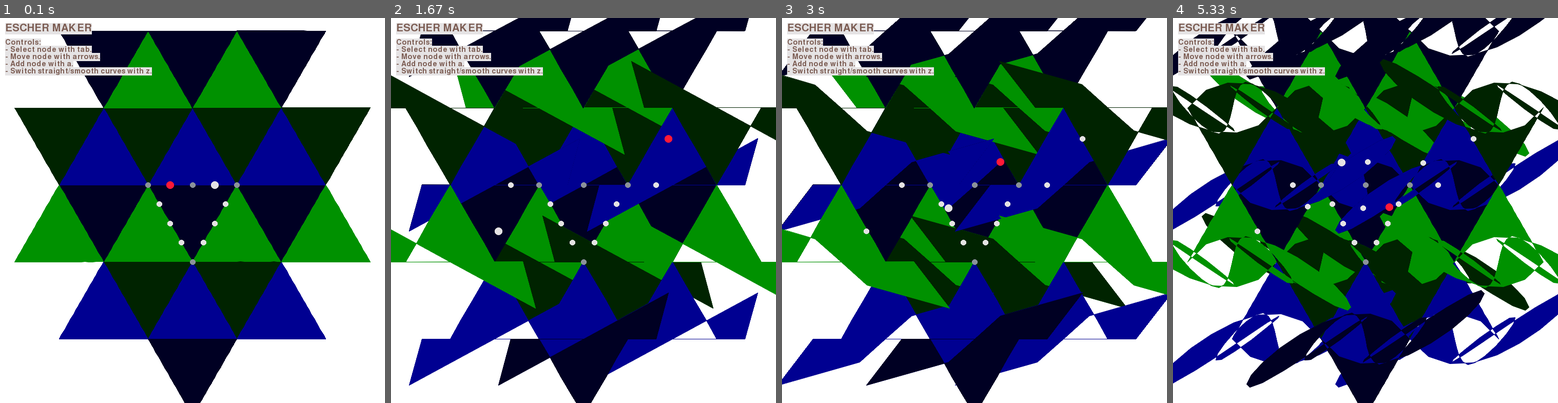
Above: before the commit, frames 1-4 (left to right).
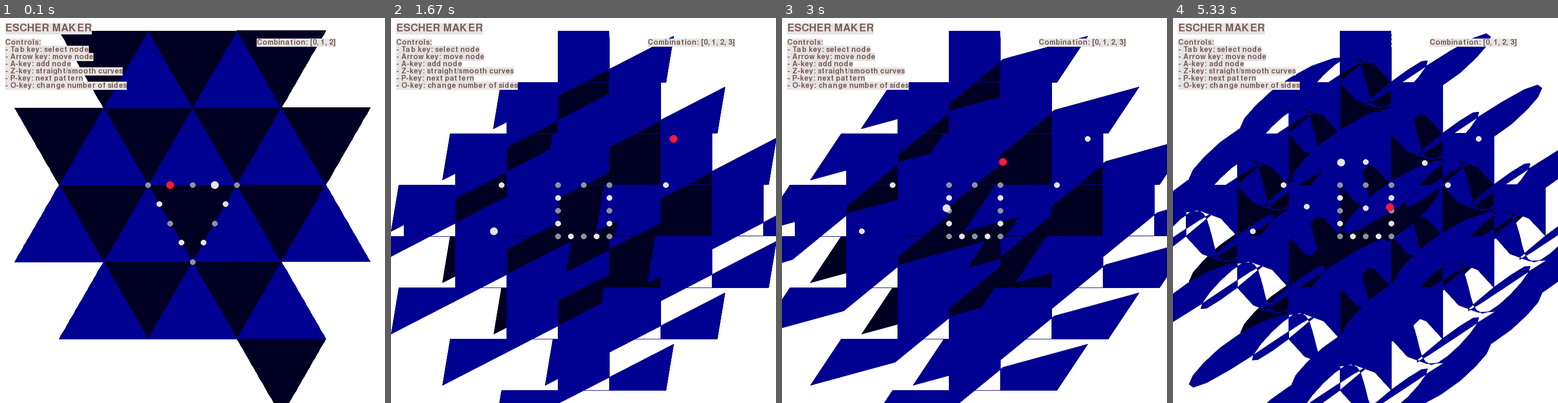
Above: after the commit, the same moments.

Repository: TripleDotDaniel/Escher-maker
Game: pygame game, started from escher-pygame-multishape.py
The game is run twice, just before and just after one commit, with the same random seed, the same clock (stepped at 60 frames per second) and the same inputs.
Inputs (mouse positions are in pixels of both pictures, inside the frame that each line leads up to):
- Up to frame 1 (0.1 s): no input
- Up to frame 2 (1.67 s): hold O 0.33-0.8 s; hold Right 0.33-0.8 s; hold Right 0.83-1.3 s; tap Z at 0.9, 1.2, 1.4 s; tap A at 0.98 s; hold Up 1.33-1.63 s
- Up to frame 3 (3 s): press the mouse at (1120, 356) at 1.7 s; move the mouse to (1097, 314) at 1.8 s; release the mouse at (1074, 272) at 1.93 s; hold Right 2-2.47 s; move the mouse to (859, 148) at 2.03 s; tap Z at 2.07, 2.37, 2.57, 2.87 s; tap A at 2.15 s; hold Left from 2.5 s (still down)
- Up to frame 4 (5.33 s): release Left at 3.03 s; hold Down 3.07-3.37 s; tap Z at 3.13, 3.47, 3.77, 3.9, 4.3, 4.6, 4.97 s; hold Left 3.4-3.8 s; tap A at 3.55, 5.05 s; hold Up 3.83-4.2 s; hold Right 4.23-4.87 s; hold Down 4.9-5.27 s; hold Left from 5.3 s (still down)

The runs differ from the first frame. In frame 1, 34% of the frame differs, in the area x 1-97%, y 3-100%; in frame 2, 62%; in frame 3, 64%; in frame 4, 66%, in the area x 0-100%, y 0-100%.

Commit message:
Added option to selected different pattern and nr_of_sides

Diff:
--- a/escher-pygame-multishape.py
+++ b/escher-pygame-multishape.py
@@ -1,12 +1,14 @@
 # pip3 install attrs
 import copy
+import itertools
+
 import attr
 import pprint
 import pygame
 import numpy as np
-from pygame.locals import (K_UP, K_DOWN, K_LEFT, K_RIGHT, K_a, K_z, K_ESCAPE, K_TAB, KEYDOWN,
+from pygame.locals import (K_UP, K_DOWN, K_LEFT, K_RIGHT, K_a, K_z, K_o, K_p, K_ESCAPE, K_TAB, KEYDOWN,
                            MOUSEBUTTONDOWN, MOUSEBUTTONUP, QUIT)
-from escher_generate_pattern import find_all_combinations, make_pattern
+from escher_generate_pattern import find_all_patterns
 from scipy.interpolate import interp1d
 from pygame import gfxdraw
 
@@ -101,7 +103,6 @@
             nodes0 = self.segments[2 * index_side].nodes
             nodes1 = self.segments[2 * index_side + 1].nodes
             nodes_side = nodes0 + nodes1[1:]
-            print()
             smooth_coordinates.append(smooth_curve(np.array([node.pos for node in nodes_side])))
         return np.concatenate(smooth_coordinates)
 
@@ -257,8 +258,8 @@
     return np.array(xi)
 
 
-def pygame_draw_pattern(screen, pattern, shape, tile_color=np.array([0, 0, 256.0]),
-                        tile_flipped_color=np.array([0, 256.0, 0])):
+def pygame_draw_pattern(screen, pattern, shape, tile_color=np.array([0, 0, 255.0]),
+                        tile_flipped_color=np.array([0, 255.0, 0])):
     shape_points = shape.get_coordinates()
     for tile in pattern['tiles']:
         if tile["mirror"] > 0:
@@ -278,6 +279,7 @@
         # Is the gfxdraw alternative of pygame.draw.polygon(screen, color, shape_points_moved)
         pygame.gfxdraw.aapolygon(screen, shape_points_moved, color.tolist())
         pygame.gfxdraw.filled_polygon(screen, shape_points_moved, color.tolist())
+        # pygame.draw.polygon(screen, (0, 0, 0), shape_points_moved, width=4)
 
 
 def draw_circle(screen, color, pos, size, filled=True):
@@ -288,20 +290,24 @@
 
 
 def main():
-    # Settings
-    # combination = [1, 0, 2]
-    combination = [0, -3, -2]
-    # combination = [2, 1, 0, 3]
-    # combination = [0, 1, -4, -3]
-    # combination = [5, 2, 1, 4, 3, 0]
-    # combination = [-4, 1, -5, -1, -3, 5]
+    # settings
     size_shape = 100
     nr_of_tiles = 25
     smoothed_curves = True
 
-    # Create pattern and shape
-    pattern = make_pattern(combination, size=size_shape, nr_of_tiles=nr_of_tiles)
-    shape = create_polygon(combination=combination, size=size_shape, smoothed_curves=smoothed_curves)
+    nr_sides_options = itertools.cycle([3, 4, 6])
+    nr_sides = next(nr_sides_options)
+
+    # create list with all patterns
+    all_patterns = find_all_patterns(nr_sides, size=size_shape, nr_of_tiles=nr_of_tiles)
+
+    # create shape for first pattern
+    pattern = all_patterns[0]
+
+    shape = create_polygon(combination=pattern['combination'], size=size_shape, smoothed_curves=smoothed_curves)
+
+    # Select the start node for movement
+    selected_node = shape.get_next_node()
 
     # Pygame
     pygame.init()
@@ -327,9 +333,6 @@
     def screen_pos_to_center_pos(pos):
         return np.array([pos[0] - screen.get_width() // 2, -pos[1] + screen.get_height() // 2])
 
-    # Select the start node for movement
-    selected_node = shape.get_next_node()
-
     # Set the texts
     def draw_text(text, pos, size=14):
         if isinstance(text, list):
@@ -359,6 +362,17 @@
 
                 if event.key == K_z:
                     shape.smoothed_curves = not shape.smoothed_curves
+
+                if event.key == K_o:
+                    nr_sides = next(nr_sides_options)
+                    all_patterns = find_all_patterns(nr_sides, size=size_shape, nr_of_tiles=nr_of_tiles)
+                    pattern = all_patterns[-1]
+
+                if event.key == K_p or event.key == K_o:
+                    pattern = all_patterns[(all_patterns.index(pattern) + 1) % len(all_patterns)]
+                    shape = create_polygon(combination=pattern['combination'],
+                                           size=size_shape, smoothed_curves=smoothed_curves)
+                    selected_node = shape.get_next_node()
 
             elif event.type == MOUSEBUTTONDOWN and event.button == 1:
                 mouse_pos = screen_pos_to_center_pos(pygame.mouse.get_pos())
@@ -407,12 +421,15 @@
 
         draw_text("ESCHER MAKER", (10, 10), size=20)
         draw_text(["Controls:",
-                   "- Select node with tab.",
-                   "- Move node with arrows.",
-                   "- Add node with a.",
-                   "- Switch straight/smooth curves with z."],
+                   "- Tab key: select node",
+                   "- Arrow key: move node",
+                   "- A-key: add node",
+                   "- Z-key: straight/smooth curves",
+                   "- P-key: next pattern",
+                   "- O-key: change number of sides"],
                   (10, 40))
-
+        draw_text([f"Combination: {pattern['combination']}"],
+                  (screen.get_width()-250, 40))
         pygame.display.update()
 
         clock.tick(60)
--- a/escher_generate_pattern.py
+++ b/escher_generate_pattern.py
@@ -5,11 +5,17 @@
 from matplotlib.patches import RegularPolygon, Polygon
 
 
-def find_all_combinations(nr_sides, with_mirror=True):
+def find_all_patterns(nr_sides, with_mirror=True, size=1, nr_of_tiles=10):
     combinations = find_combinations(nr_sides)
     if with_mirror:
         combinations = add_mirror_combinations(combinations)
-    return combinations
+
+    patterns = []
+    for combination in combinations:
+        pattern = make_pattern(combination, size=size, nr_of_tiles=nr_of_tiles, error_if_not_valid=False)
+        if pattern:
+            patterns.append(pattern)
+    return patterns
 
 
 def find_combinations(nr_sides, combination=None):
@@ -64,7 +70,7 @@
     return 2 * math.pi / nr_sides * index
 
 
-def make_pattern(combination, nr_of_tiles=20, size=1):
+def make_pattern(combination, nr_of_tiles=20, size=1, error_if_not_valid=True):
     nr_sides = len(combination)
     tiles = [{"pos": np.array([0, 0]), "rotation": 0, "mirror": 1}]
     index_tile = 0
@@ -88,7 +94,9 @@
                 if len(tiles) == nr_of_tiles:
                     return {"combination": combination, "tiles": tiles, "size": size}
             elif not inset[1]:
-                raise RuntimeError(f"Combination {combination} does not result in a valid pattern")
+                if error_if_not_valid:
+                    raise RuntimeError(f"Combination {combination} does not result in a valid pattern")
+                return None
         index_tile += 1
     return {"combination": combination, "tiles": tiles, "size": size}
 
